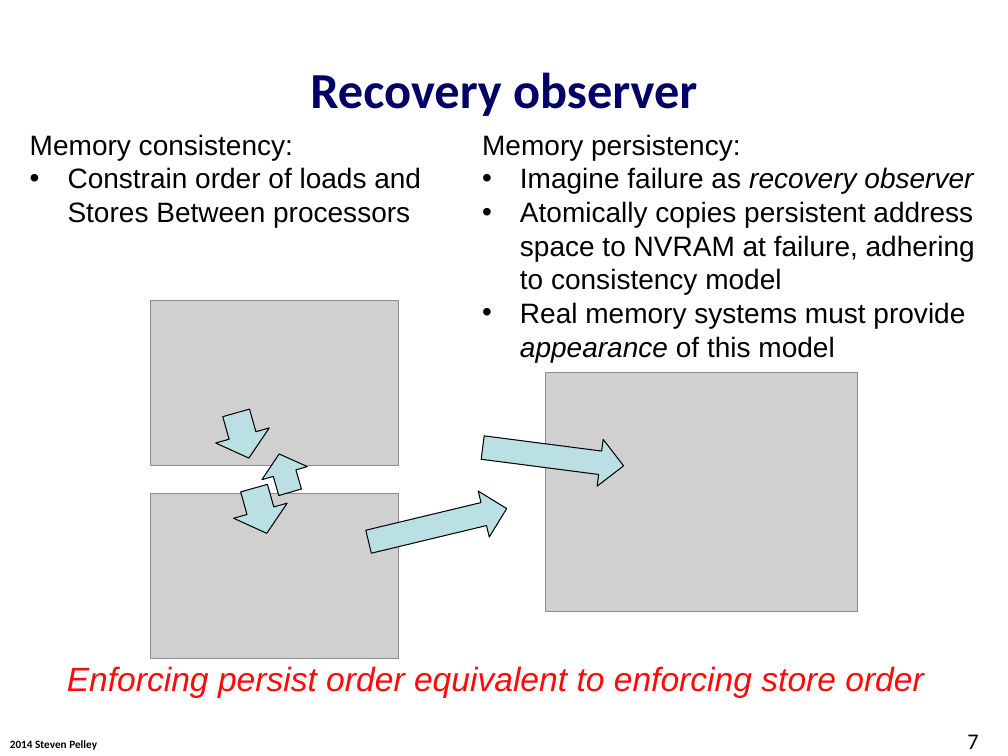
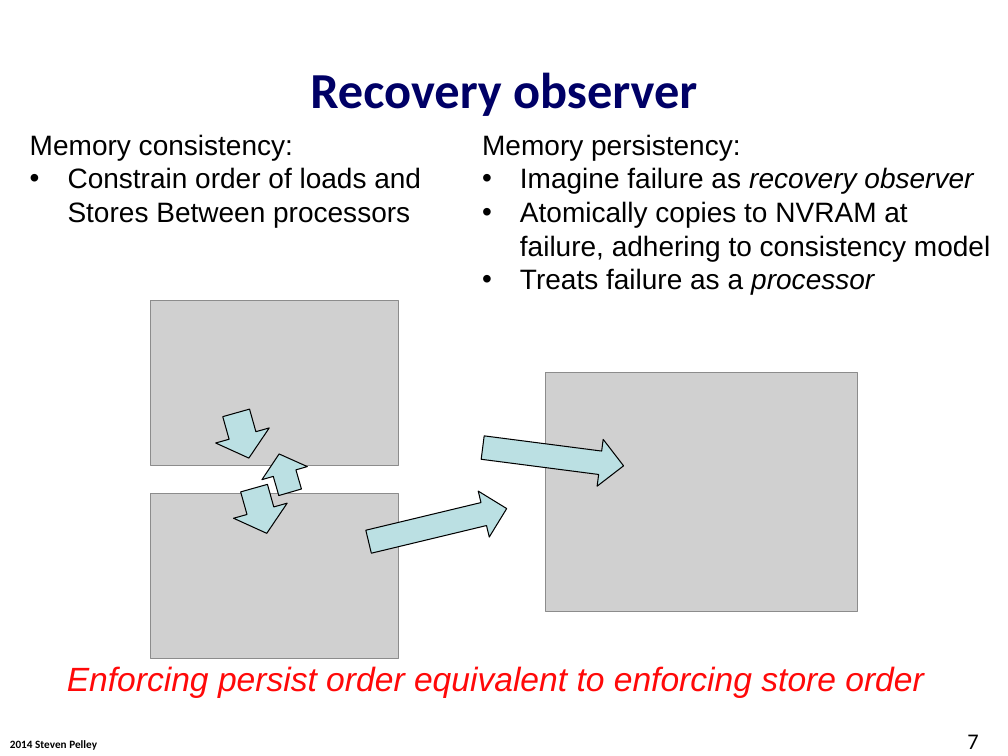
Before and after one commit to Abulila/dissertation, a slide deck: slide 7 of proposal/defense.pptx. Drawn at 1008x756 pixels with LibreOffice and Linux fonts; fonts in the diff are those of the drawing; grey boxes stand for pictures; background and template pictures are left out. Boxes give left, top, right and bottom in pixels: in the first picture for what was removed or moved away, otherwise in the second. Text is boxed around its words. In the diff, an @@ line names an element or a change of style, - is before the commit and + after.

```diff
--- a/proposal/defense.pptx
+++ b/proposal/defense.pptx
@@ text at (520, 201, 990, 294): text changed @@
-• Atomically copies persistent address space to NVRAM at failure, adhering to consistency model
-• Real memory systems must provide appearance of this model
+• Atomically copies to NVRAM at failure, adhering to consistency model
+• Treats failure as a processor
```
Also in this commit, not shown: 11 other slides changed, 4 slides added.
